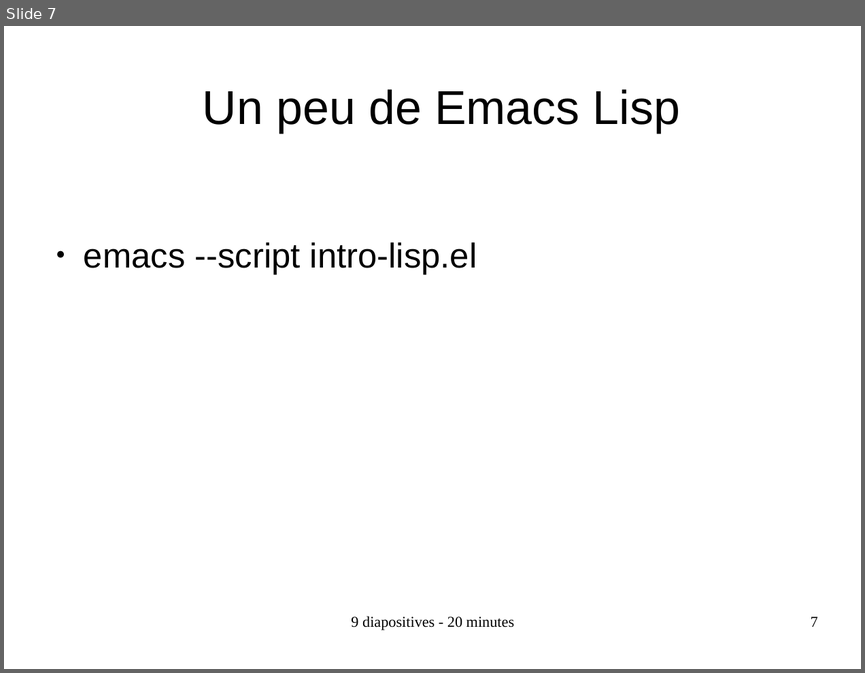
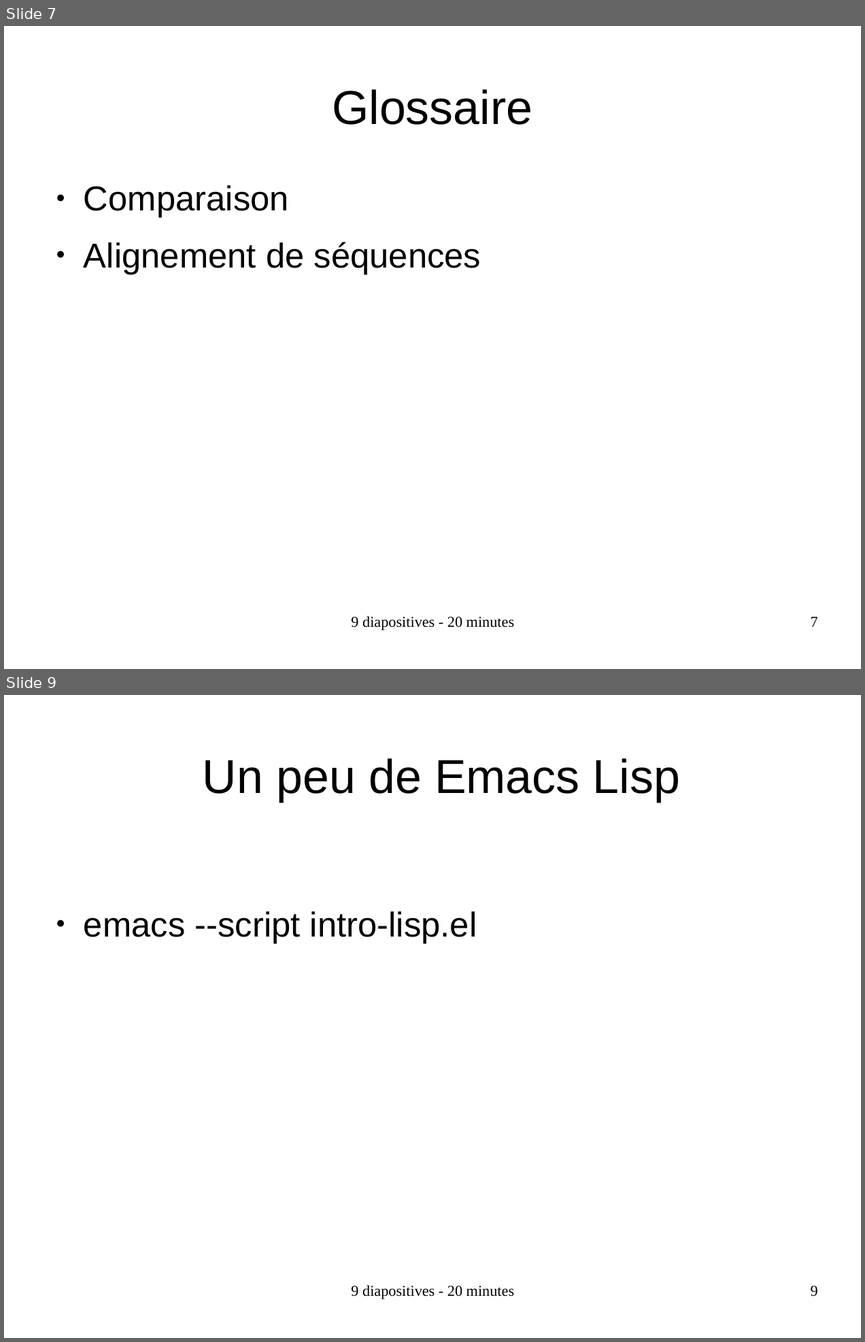
Before and after one commit to sebhtml/opencode.ca, a slide deck: 2016-03-29-XXIX/opencode-2016-03-29-sebhtml-dynamic-programming-lisp.odp. Shown one above the other, each under a label of ours: slide 7 before the commit, slides 7 and 9 after it; the slides between them are not shown. The pictures are 865x673 and 865x1342 pixels, drawn with LibreOffice and Linux fonts; fonts in the diff are those of the drawing. Boxes give left, top, right and bottom in pixels: in the first picture for what was removed or moved away, otherwise in the second. Text is boxed around its words. In the diff, an @@ line names an element or a change of style, - is before the commit and + after.

```diff
--- a/2016-03-29-XXIX/opencode-2016-03-29-sebhtml-dynamic-programming-lisp.odp
+++ b/2016-03-29-XXIX/opencode-2016-03-29-sebhtml-dynamic-programming-lisp.odp
@@ slide 7 added at (4, 26, 861, 669), background #FFFFFF @@
@@ title added at (332, 89, 532, 125), 44 pt, text #000000 @@
+Glossaire
@@ text added at (84, 185, 481, 274), 32 pt, text #000000 @@
+● Comparaison
+● Alignement de séquences
@@ text added at (351, 616, 514, 630), 14 pt, text #000000 @@
+9 diapositives - 20 minutes
@@ page number added at (810, 616, 818, 626), 14 pt, text #000000 @@
+7
@@ what was slide 7 is now slide 9 @@
@@ page number at (810, 1285, 818, 1296): text changed @@
-7
+9
```
Also in this commit, not shown: 4 slides changed, 1 other slide added, 2 other files.
